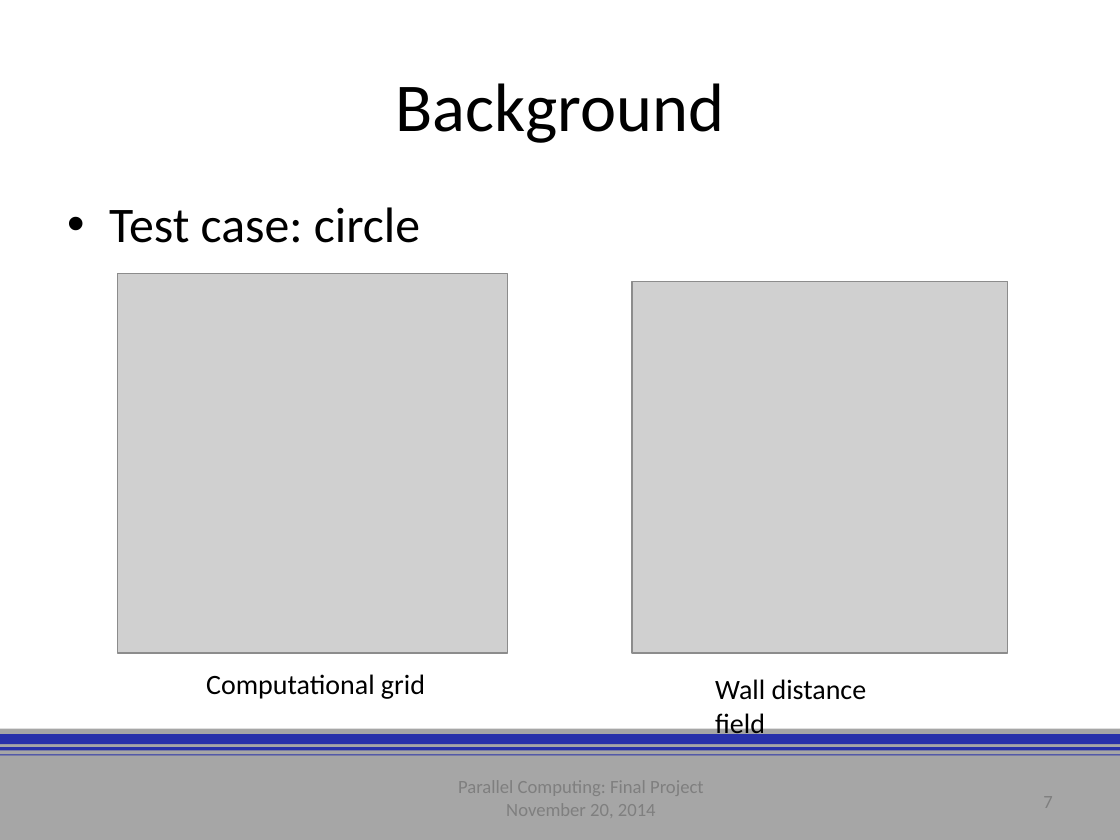
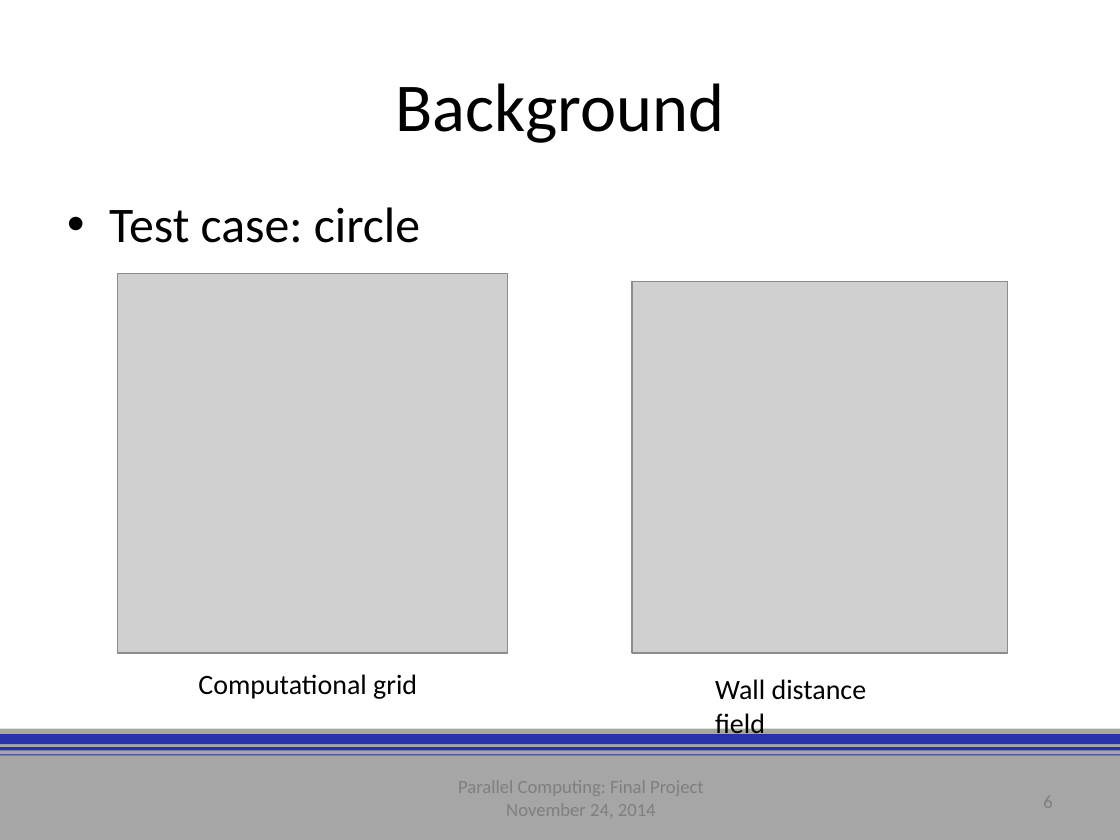
Before and after one commit to Basian/PC-WallDistanceProject, a slide deck: slide 6 of deliverables/presentation/assembled.pptx (slide 7 before the commit). Drawn at 1120x840 pixels with LibreOffice and Linux fonts; fonts in the diff are those of the drawing; grey boxes stand for pictures; background and template pictures are left out. Boxes give left, top, right and bottom in pixels: in the first picture for what was removed or moved away, otherwise in the second. Text is boxed around its words. In the diff, an @@ line names an element or a change of style, - is before the commit and + after.

```diff
--- a/deliverables/presentation/assembled.pptx
+++ b/deliverables/presentation/assembled.pptx
@@ text "Computational grid": place and size @@
-text "Computational grid" at (206,674,425,699)
+text "Computational grid" at (198,674,417,699)
@@ text at (506,798,656,821): text changed @@
-November 20, 2014
+November 24, 2014
@@ page number at (1043,791,1052,814): text changed @@
-7
+6
```
Also in this commit, not shown: 25 other slides changed, 1 slide added, 1 slide removed, 30 other files.
